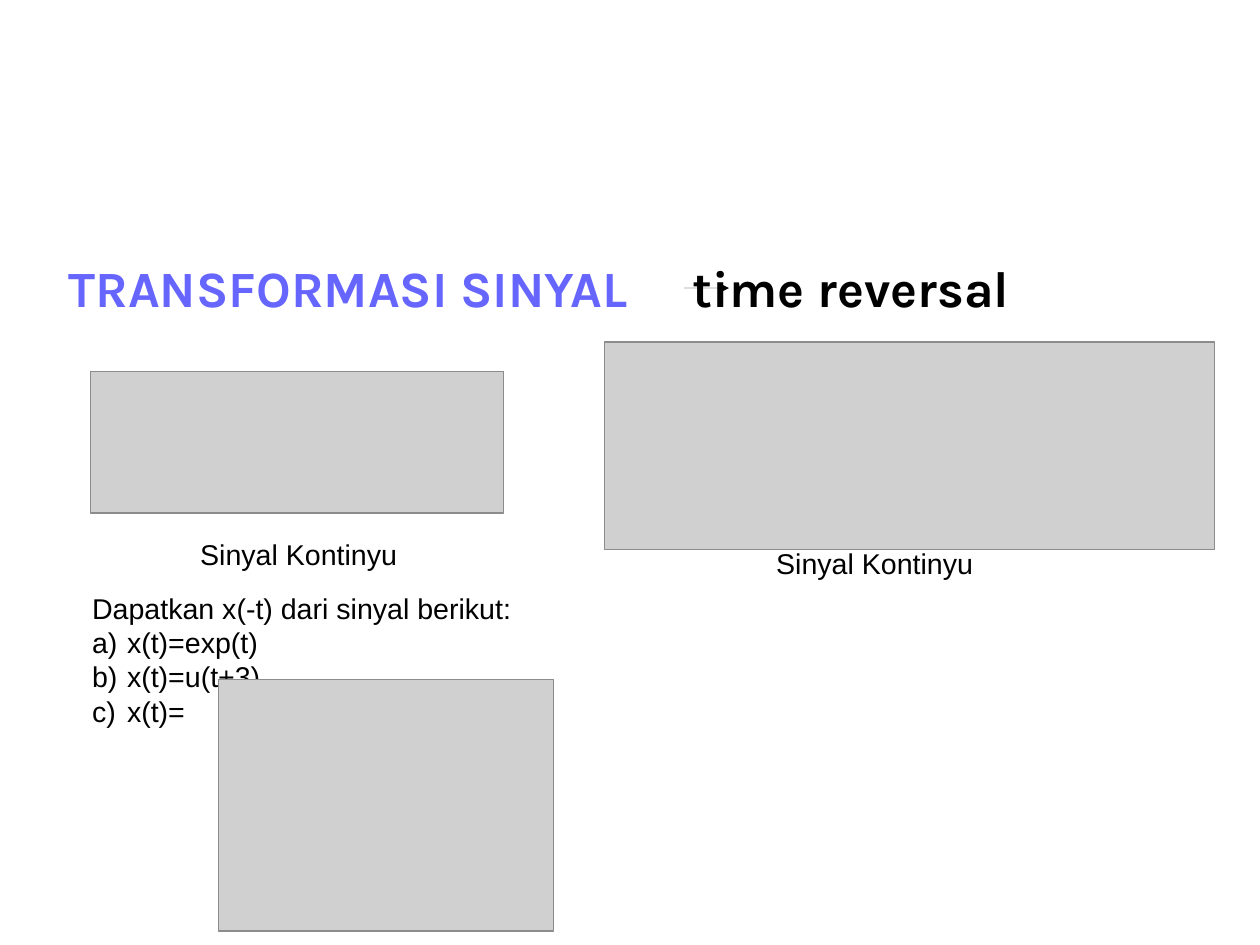
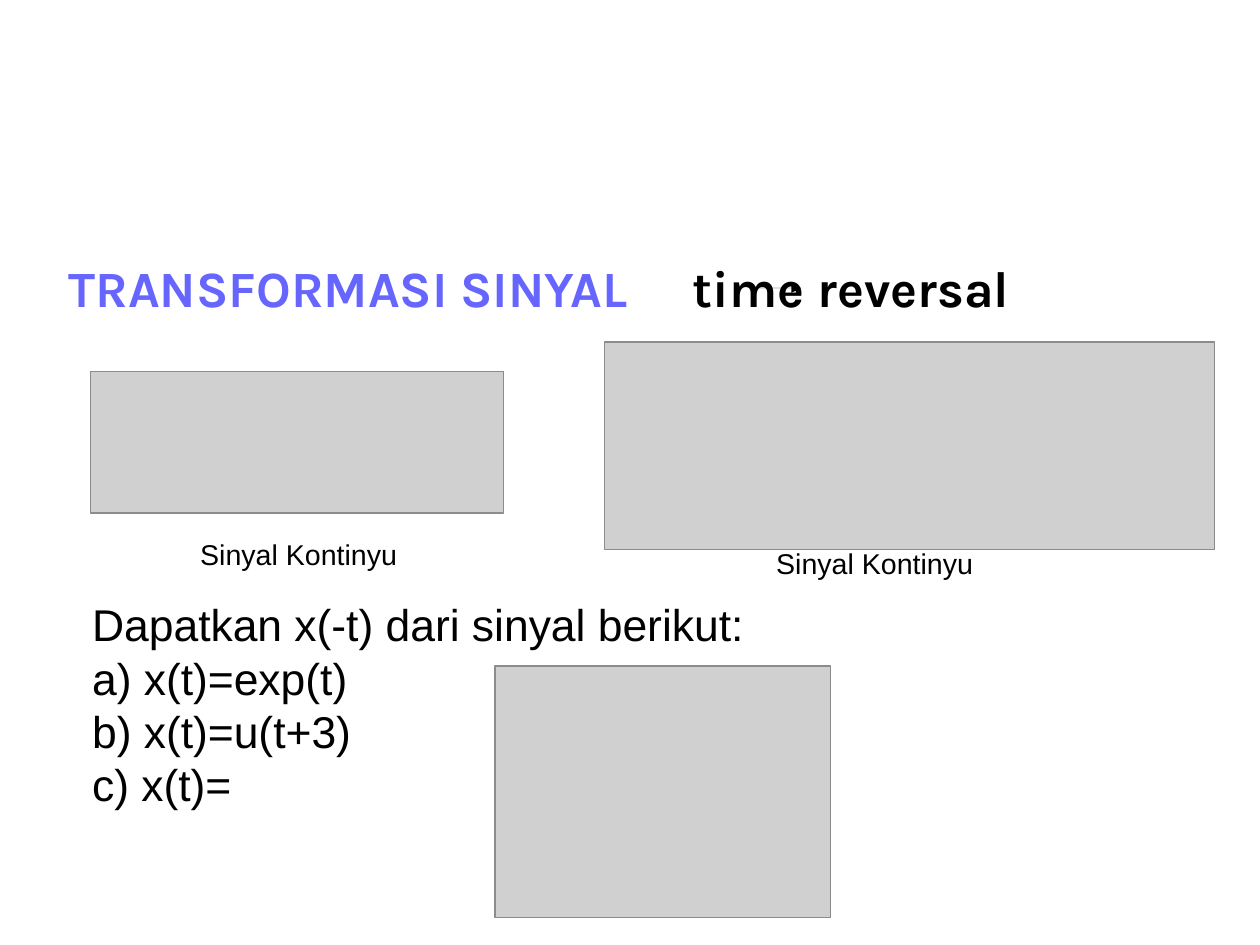
Before and after one commit to bagustris/sinyalsistem, a slide deck: slide 37 of slides/Lect1_SinyalSistem.odp (slide 38 before the commit). Drawn at 1260x945 pixels with LibreOffice and Linux fonts; fonts in the diff are those of the drawing; grey boxes stand for pictures; background and template pictures are left out. Boxes give left, top, right and bottom in pixels: in the first picture for what was removed or moved away, otherwise in the second. Text is boxed around its words. In the diff, an @@ line names an element or a change of style, - is before the commit and + after.

```diff
--- a/slides/Lect1_SinyalSistem.odp
+++ b/slides/Lect1_SinyalSistem.odp
@@ arrow moved from (684, 288) - (729, 288) to (756, 288) - (802, 288) @@
@@ text "Dapatkan x(-t) dari sinyal berikut:": place and size @@
-text "Dapatkan x(-t) dari sinyal berikut:" at (92,598,511,727)
+text "Dapatkan x(-t) dari sinyal berikut:" at (92,608,744,811)
@@ text "Dapatkan x(-t) dari sinyal berikut:" at (92,608,744,811): size 18 to 28 pt @@
@@ picture: place and size @@
-picture at (218,679,553,931)
+picture at (495,667,830,918)
```
Also in this commit, not shown: 32 other slides changed, 6 slides added, 7 slides removed, 54 other files.
